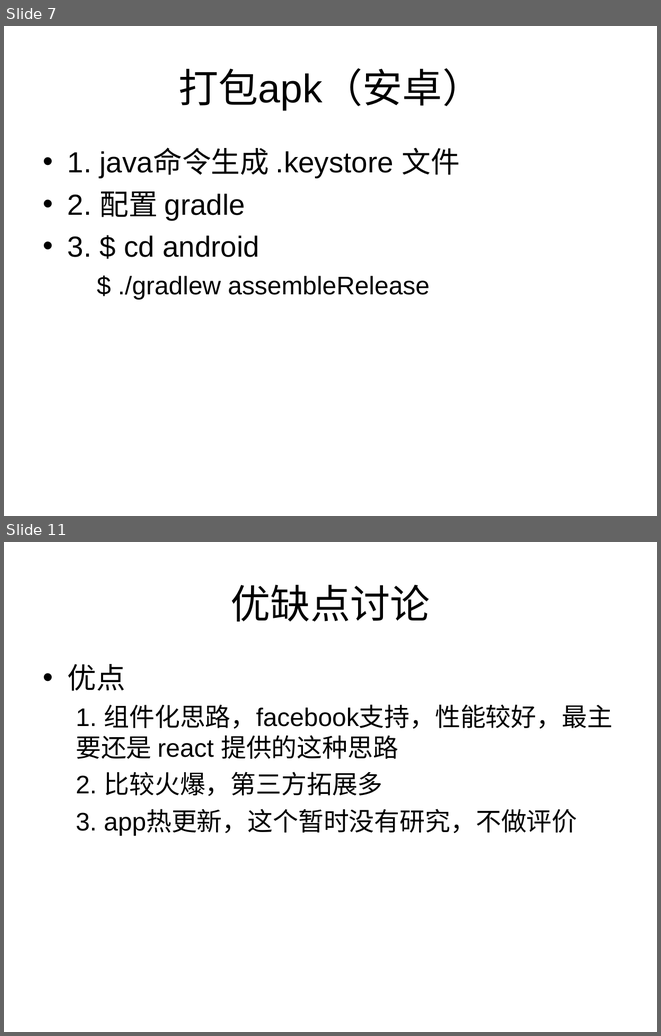
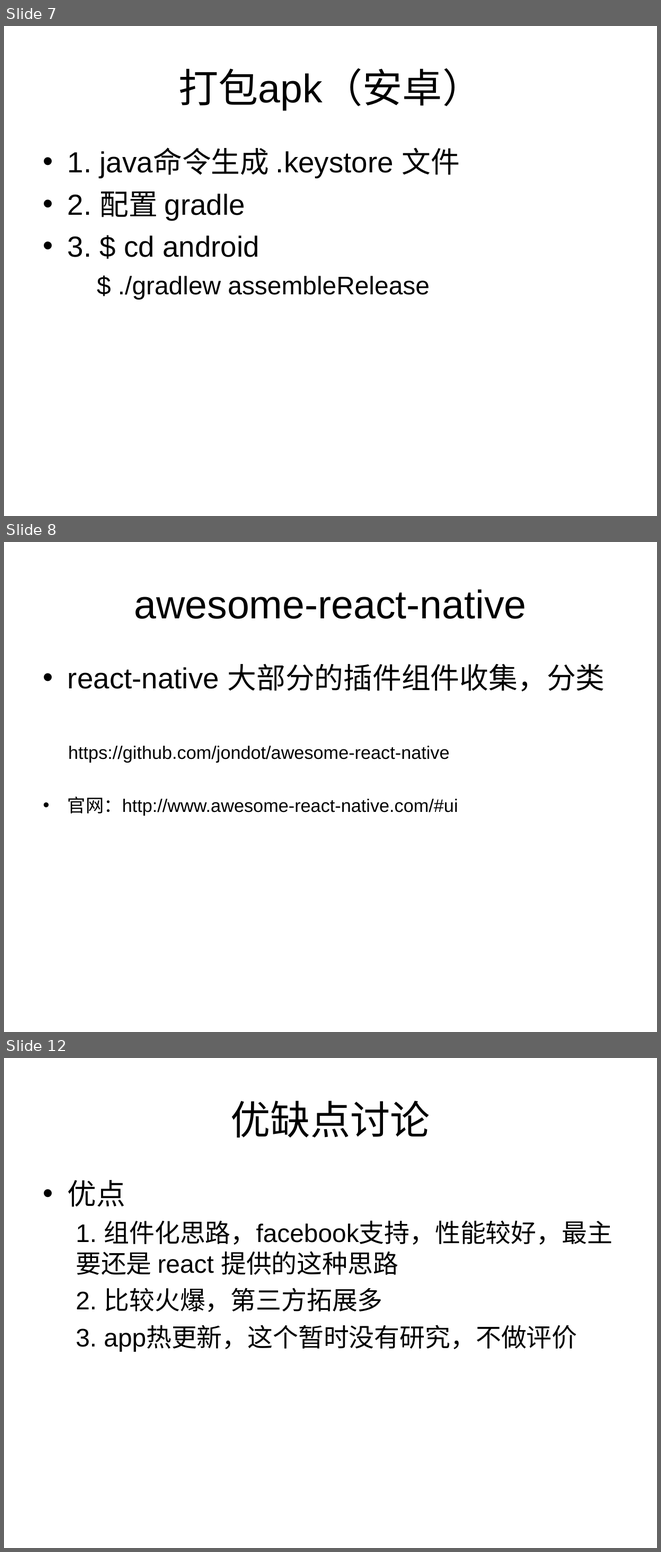
Before and after one commit to ilovezy/rnDemo, a slide deck: React-native 介绍.ppt. Shown one above the other, each under a label of ours: slides 7 and 11 before the commit, slides 7, 8 and 12 after it; the slides between them are not shown. The pictures are 661x1036 and 661x1552 pixels, drawn with LibreOffice and Linux fonts; fonts in the diff are those of the drawing. Boxes give left, top, right and bottom in pixels: in the first picture for what was removed or moved away, otherwise in the second. Text is boxed around its words. In the diff, an @@ line names an element or a change of style, - is before the commit and + after.

```diff
--- a/React-native 介绍.ppt
+++ b/React-native 介绍.ppt
@@ slide 8 added at [4,542,657,1032], background #FFFFFF @@
@@ title added at [134,589,526,619], 44 pt, text #000000 @@
+awesome-react-native
@@ text added at [68,664,605,815], 20 pt, text #000000 @@
+• react-native 大部分的插件组件收集，分类
+https://github.com/jondot/awesome-react-native
+• 官网：http://www.awesome-react-native.com/#ui
@@ what was slide 11 is now slide 12 @@
```
Also in this commit, not shown: 1 slide changed, 1 other slide added, 1 slide removed.
